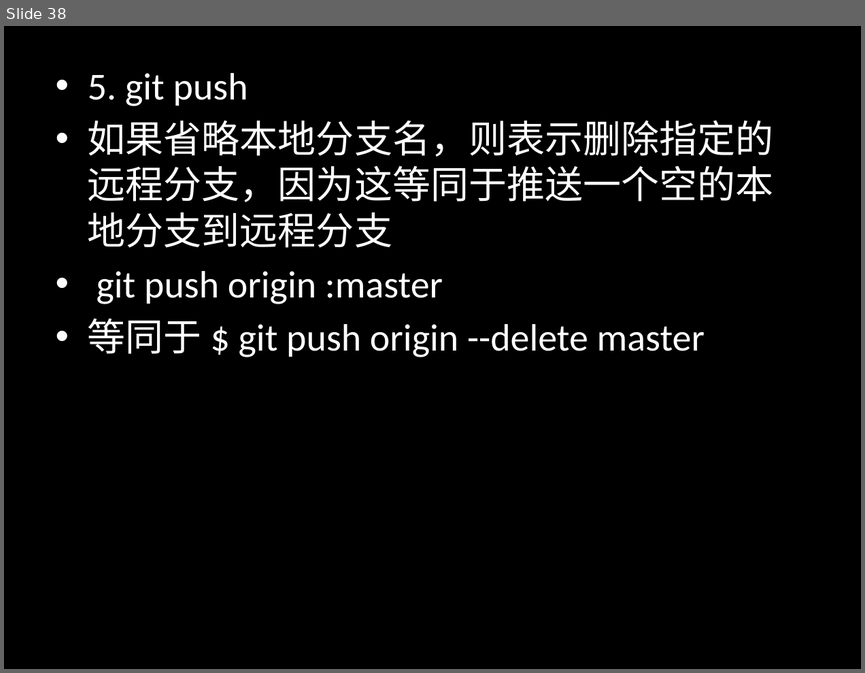
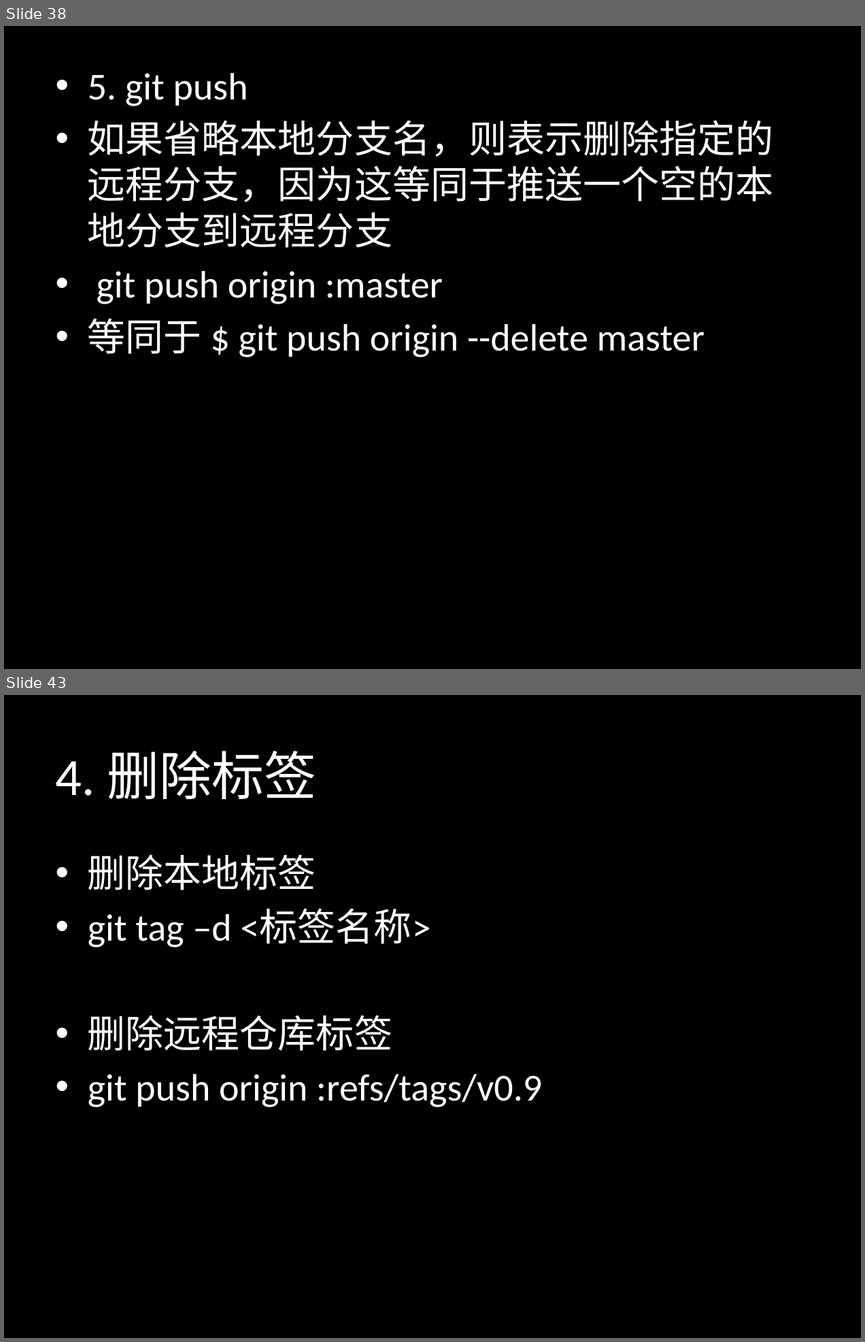
Before and after one commit to sontekliu/git-book, a slide deck: Git.pptx. Shown one above the other, each under a label of ours: slide 38 before the commit, slides 38 and 43 after it; the slides between them are not shown. The pictures are 865x673 and 865x1342 pixels, drawn with LibreOffice and Linux fonts; fonts in the diff are those of the drawing. Boxes give left, top, right and bottom in pixels: in the first picture for what was removed or moved away, otherwise in the second. Text is boxed around its words. In the diff, an @@ line names an element or a change of style, - is before the commit and + after.

```diff
--- a/Git.pptx
+++ b/Git.pptx
@@ slide 43 added at [4, 695, 861, 1338], background #000000 @@
@@ title added at [56, 751, 317, 799], 44 pt, text #FFFFFF @@
+4. 删除标签
@@ text added at [88, 854, 542, 1107], 32 pt, text #FFFFFF @@
+• 删除本地标签
+• git tag –d <标签名称>
+• 删除远程仓库标签
+• git push origin :refs/tags/v0.9
```
Also in this commit, not shown: 5 slides changed, 4 other slides added, 1 slide removed.
